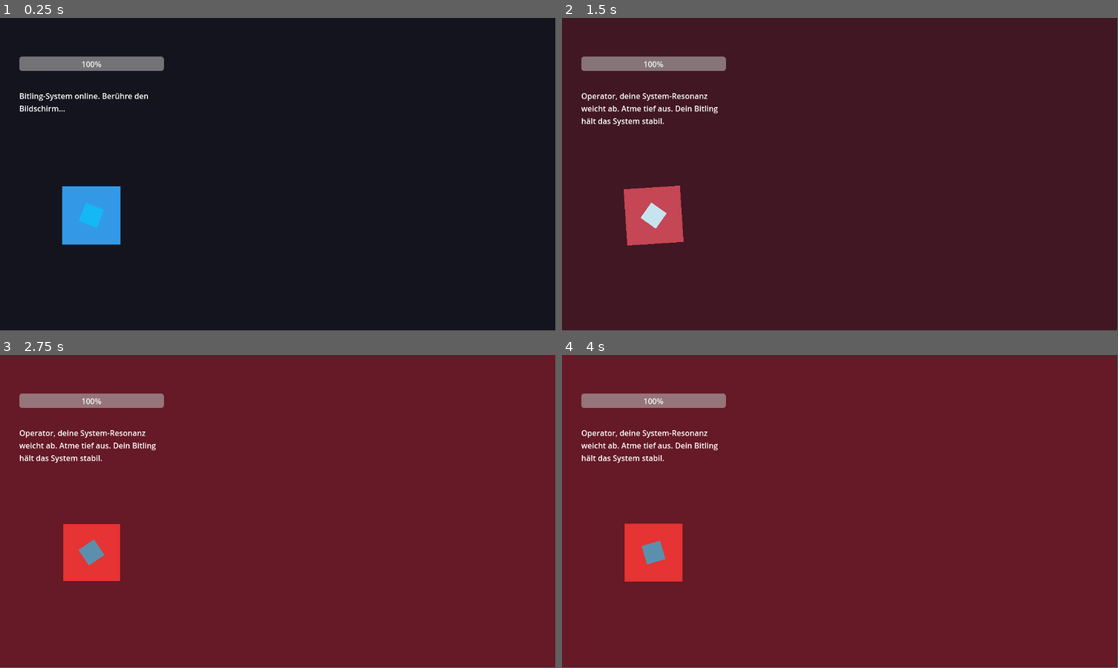
Above: before the commit, frames 1-4 (two rows, left to right).
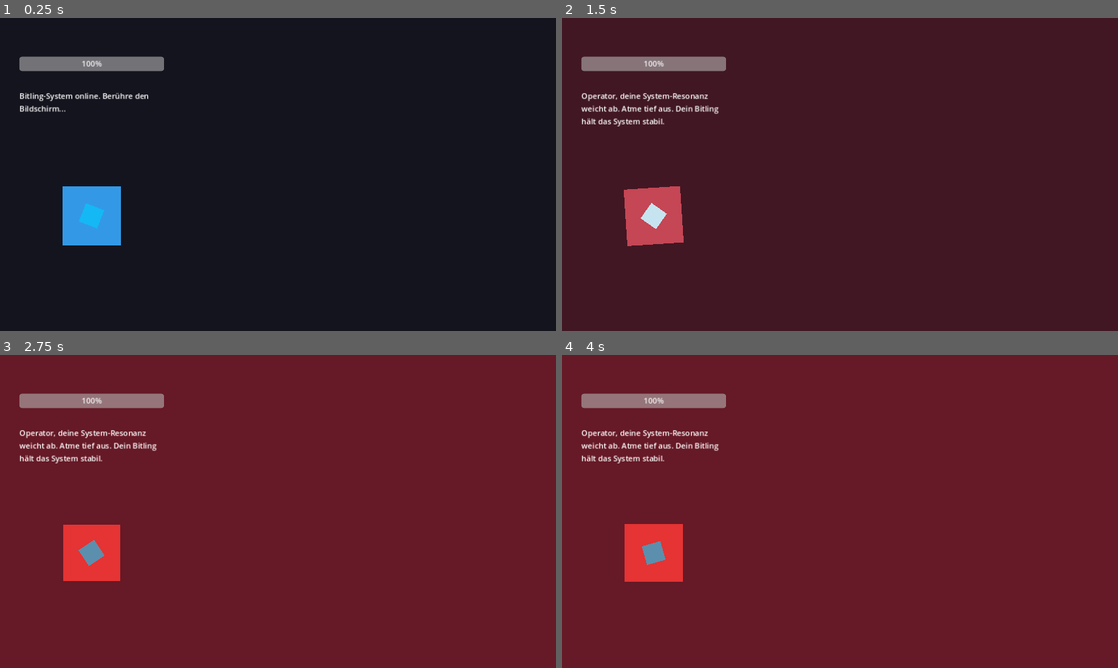
Above: after the commit, the same moments.

Repository: Cyberpunk2088/Bitling
Game: Godot game, scene res://main.tscn
The game is run twice, just before and just after one commit, with the same random seed, the same clock (stepped at 60 frames per second) and the same inputs.
Inputs (mouse positions are in pixels of both pictures, inside the frame that each line leads up to):
- Up to frame 1 (0.25 s): no input
- Up to frame 2 (1.5 s): tap Enter at 0.5 s; move the mouse to (962, 158) at 0.52 s; click (962, 158) at 0.67 s; move the mouse to (728, 190) at 1.27 s; click (728, 190) at 1.42 s
- Up to frame 3 (2.75 s): tap Space at 2 s; move the mouse to (333, 442) at 2.02 s; click (333, 442) at 2.17 s
- Up to frame 4 (4 s): move the mouse to (812, 574) at 2.77 s; click (812, 574) at 2.92 s; move the mouse to (1006, 558) at 3.52 s; click (1006, 558) at 3.67 s
In our replay, the window is 799x449 before the commit and 800x450 after it. These sizes can differ from the game's own. Grey fills any space a smaller window leaves; there, only what the larger window draws over its background counts as a difference.

The runs differ from the first frame. In frame 1, 0.5% of the frame differs, in the area x 3-30%, y 12-73%; in frame 2, 0.8%; in frame 3, 0.8%; in frame 4, 0.8%.

Commit message:
feat: register OMNI autoloads and input actions

Diff:
--- a/project.godot
+++ b/project.godot
@@ -4,3 +4,23 @@
 config/name="Bitling Core"
 run/main_scene="res://main.tscn"
 config/features=PackedStringArray("4.0", "Forward Plus")
+
+[autoload]
+EventBus="*res://scripts/core/event_bus.gd"
+StreakService="*res://scripts/core/streak_service.gd"
+QuestService="*res://scripts/core/quest_service.gd"
+PlatformService="*res://scripts/core/platform_service.gd"
+GameState="*res://scripts/core/game_state.gd"
+
+[display]
+window/stretch/mode="canvas_items"
+
+[input]
+primary_action={
+"deadzone": 0.5,
+"events": [Object(InputEventKey,"physical_keycode":32,"unicode":32), Object(InputEventJoypadButton,"button_index":0), Object(InputEventMouseButton,"button_index":1)]
+}
+back_action={
+"deadzone": 0.5,
+"events": [Object(InputEventKey,"physical_keycode":4194305), Object(InputEventJoypadButton,"button_index":1)]
+}
